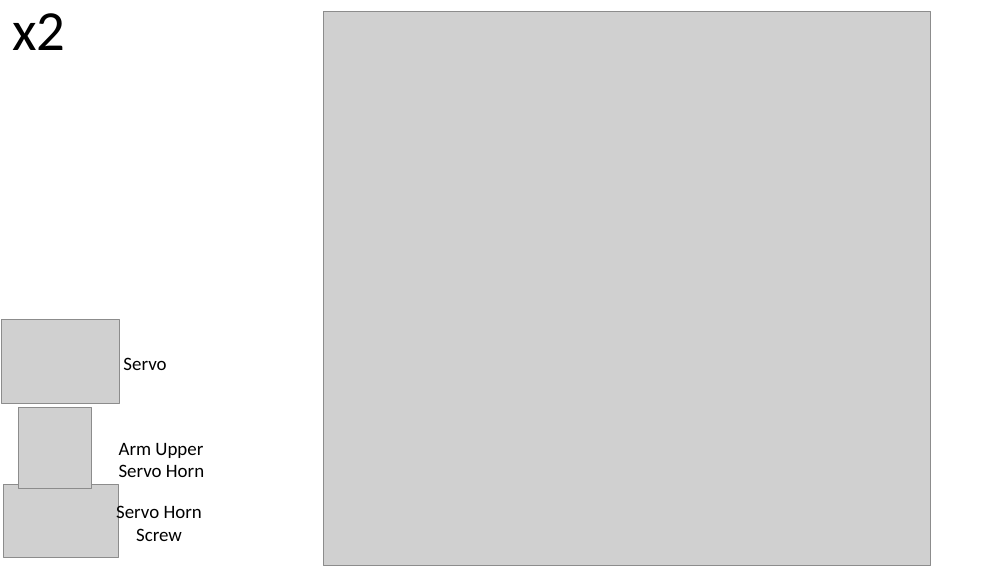
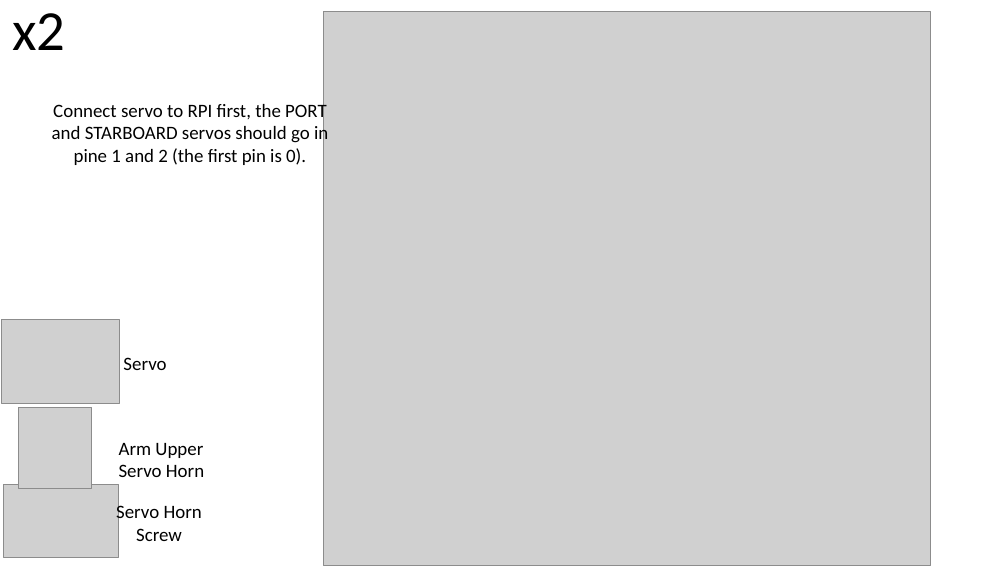
Before and after one commit to latishab/tars, a slide deck: slide 11 of TARS Instructions (WIP).pptx (slide 7 before the commit). Drawn at 1008x567 pixels with LibreOffice and Linux fonts; fonts in the diff are those of the drawing; grey boxes stand for pictures; background and template pictures are left out. Boxes give left, top, right and bottom in pixels: in the first picture for what was removed or moved away, otherwise in the second. Text is boxed around its words. In the diff, an @@ line names an element or a change of style, - is before the commit and + after.

```diff
--- a/TARS Instructions (WIP).pptx
+++ b/TARS Instructions (WIP).pptx
@@ text added at bbox=[52, 101, 328, 165], 18 pt, text #000000 @@
+Connect servo to RPI first, the PORT and STARBOARD servos should go in pine 1 and 2 (the first pin is 0).
```
Also in this commit, not shown: 1 other slide changed, 5 slides added, 1 slide removed.
